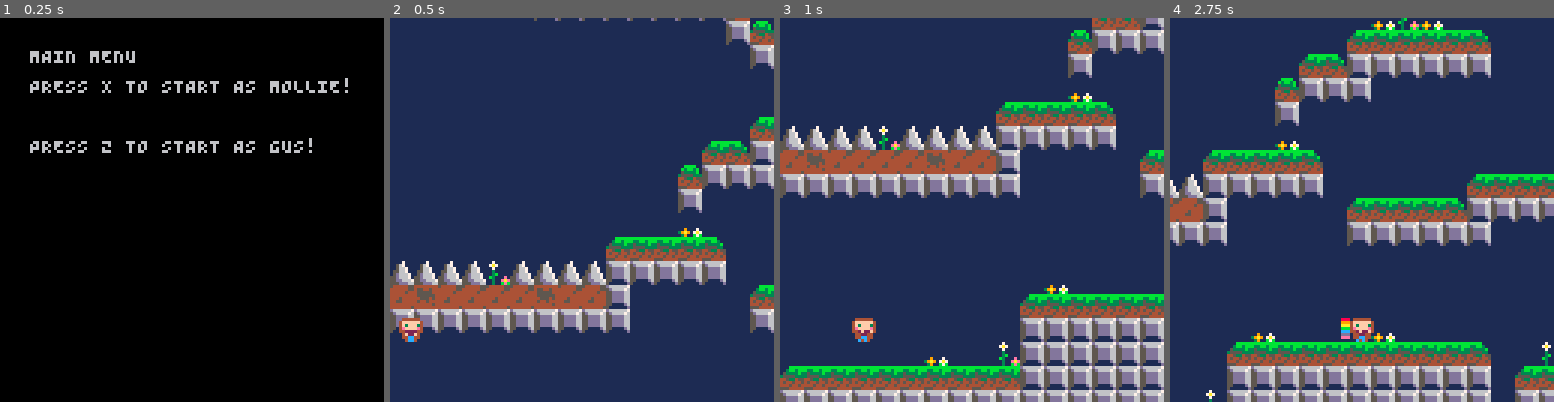
Above: before the commit, frames 1-4 (left to right).
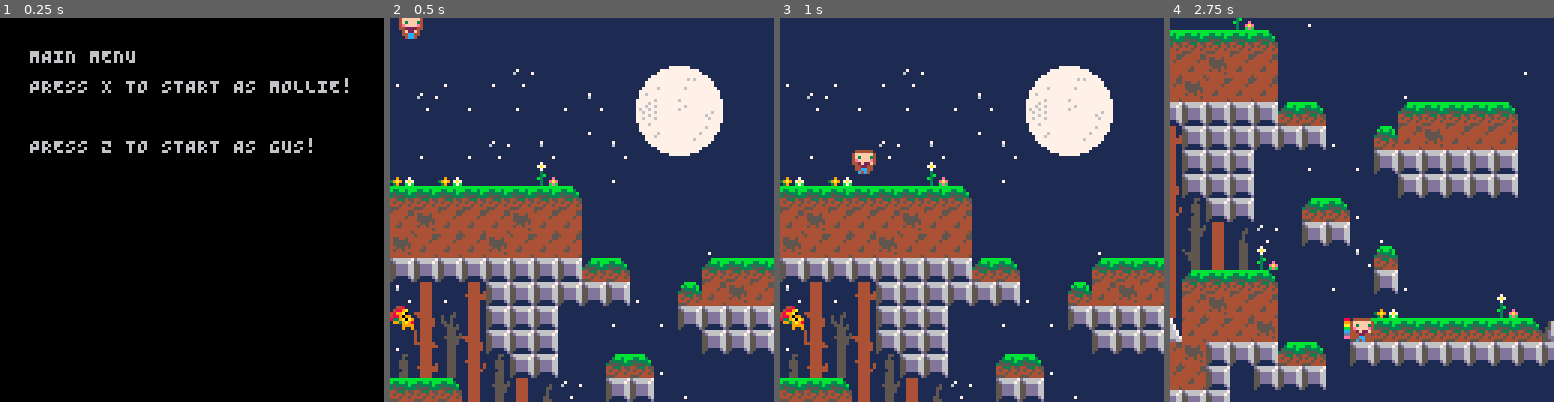
Above: after the commit, the same moments.

Repository: connorryanbaker/kmg
Game: PICO-8 cartridge currentdraft.p8
Two runs of this game, one before a commit and one after it. Both use one fixed random seed, a clock stepped at 60 frames per second and the inputs below.
Inputs:
- Up to frame 1 (0.25 s): no input
- Up to frame 2 (0.5 s): tap X (X key) at 0.33 s
- Up to frame 3 (1 s): tap O (Z key) at 0.7 s
- Up to frame 4 (2.75 s): tap X (X key) at 1.07, 1.85 s; hold Right 1.6-2.1 s; tap O (Z key) at 1.7, 2.1, 2.5 s; hold Right from 2.47 s (still down)

Frame 1 is identical in both runs. In frame 2, 42% of the frame differs, in the area x 0-100%, y 0-100%; in frame 3, 52%; in frame 4, 59%.

Commit message:
works for level 1

Diff:
--- a/currentdraft.p8
+++ b/currentdraft.p8
@@ -6,6 +6,8 @@
   STATE="MENU"
   spritesize=8
   LEVEL=0
+  FOUND_SNACK=false
+  FOUND_CAT=false
   CAT_NAME={[0]="Horatio",[1]="Joe Buck",[2]="Georgia"}
   minx=0
   miny=0
@@ -15,7 +17,8 @@
   max_cam_y=388
   max_cam_x=maxx/2
   startx=3
-  starty=433
+  starty=-3
+  -- test
   gravity=0.25
   friction=0.80
   player={
@@ -30,7 +33,7 @@
     max_dx=2,
     max_dy=3,
     acc=0.25,
-    boost=4,
+    boost=3.8,
     anim=0,
     running=false,
     jumping=false,
@@ -49,7 +52,6 @@
   miny=player.y-5 -- todo: needs thought
   tick=0
   fs=false
-  found_cat=false
   cam_x=player.x-64+player.w/2
   cam_y=player.y-64+player.w/2
 end
@@ -61,12 +63,12 @@
 end
 
 function gameplay_update()
-  if found_cat and (time()-found_cat_time) > 3 then
+  if FOUND_CAT and (time()-FOUND_CAT_TIME) > 3 then
     LEVEL+=1
     reset_player_location()
-    found_cat=false
-  end
-  if not found_cat then player_update() end
+    FOUND_CAT=false
+  end
+  if not FOUND_CAT then player_update() end
   player_animate()
   camera_update()
 end
@@ -98,14 +100,22 @@
 
 function gameplay_draw()
   local map_x = LEVEL*32
-  map(map_x, 0) -- todo: needs parameterization of LEVEL
+  map(map_x, 0)
+  if FOUND_SNACK then
+    spr(22,0,96)
+  end
+  if not FOUND_SNACK then
+    -- todo: sprite over cat coordinate per level
+    spr(22,16,48)
+  end
+  -- player
   spr(player.s,player.x,player.y,1,1,player.flp)
   if player.dashing and player.dashframe<8 then
     draw_dash_trail(player.x,player.y,player.dashframe,player.flp)
     player.dashframe+=1
   end
-  if found_cat then
-    local seconds=flr(time()-found_cat_time)+1
+  if FOUND_CAT then
+    local seconds=flr(time()-FOUND_CAT_TIME)+1
     for i=1,seconds do
       local x
       local y = player.y - 10 * i
@@ -246,19 +256,28 @@
     if collide_map(player, "left", 1) or player.x <= minx then
       player.dx=0
     end
-    if collide_map(player, "left", 7) then -- todo: we'll have to redo "found cat" logic once cat is drawn dynamically
-      found_cat=true
-      found_cat_time=time()
+    if collide_map(player, "left", 7) and FOUND_SNACK then
+      FOUND_CAT=true
+      FOUND_CAT_TIME=time()
       player.dx=0
     end
   elseif player.dx>0 then
     if collide_map(player, "right", 1) or player.x >= maxx then
       player.dx=0
     end
-    if collide_map(player, "right", 7) then -- todo: we'll have to redo "found cat" logic once cat is drawn dynamically
-      found_cat=true
-      found_cat_time=time()
+    if collide_map(player, "right", 7) and FOUND_SNACK then
+      FOUND_CAT=true
+      FOUND_CAT_TIME=time()
       player.dx=0
+    end
+  end
+
+  -- todo: cleanup this messy fn
+  local d = { "up", "down", "left", "right" }
+  for i=1,4 do
+    if collide_map(player, d[i], 4) then
+      FOUND_SNACK=true
+      sfx(1)
     end
   end
 
@@ -468,7 +487,7 @@
 00000000000000000000000000000000000000000000000000000000000000000000000000000000000000000000000000000000000000000000000000000000
 717171717171717171717171717171717171717171b2b2b2b2b2b2b2b2b2b2b27070707070707070c4c4c4c4c4c4c4c4c4c4c4c4c4c4c4c4c4c4c4c4c4c4c4c4
 __gff__
-0080800000010203000000000000000080808000000200030303000000000003000080000002060200000000000000038000000000000302000002020300030300000000000000000000000006000000000000000000000000000000000000000000000000000000000000000000000000000000000000000000000000000000
+0080800000010203000000000000000080808000000200030303000000000003000080000002060200000000000000038000000000000302000002020300030310000000000000000000000006000000000000000000000000000000000000000000000000000000000000000000000000000000000000000000000000000000
 0000000000000000000000000000000000000000000000000000000000000000000000000000000000000000000000000000000000000000000000000000000000000000000000000000000000000000000000000000000000000000000000000000000000000000000000000000000000000000000000000000000000000000
 __map__
 2b2b2b2b2b2b2b2b2b2b2b2b2b2b2b2b2b2b2b2b2b2b2b2b2b2b2b2b2b2b2b2b0f0f0f0f0f0f0f0f0f0f0f0f0f0f0f0f0f0f0f0f0f0f0f0f0f0f0f0f0f0f0f4c00000000000000000000000000000000000000000000000000000000000000000000000000000000000000000000000000000000000000000000000000000000
